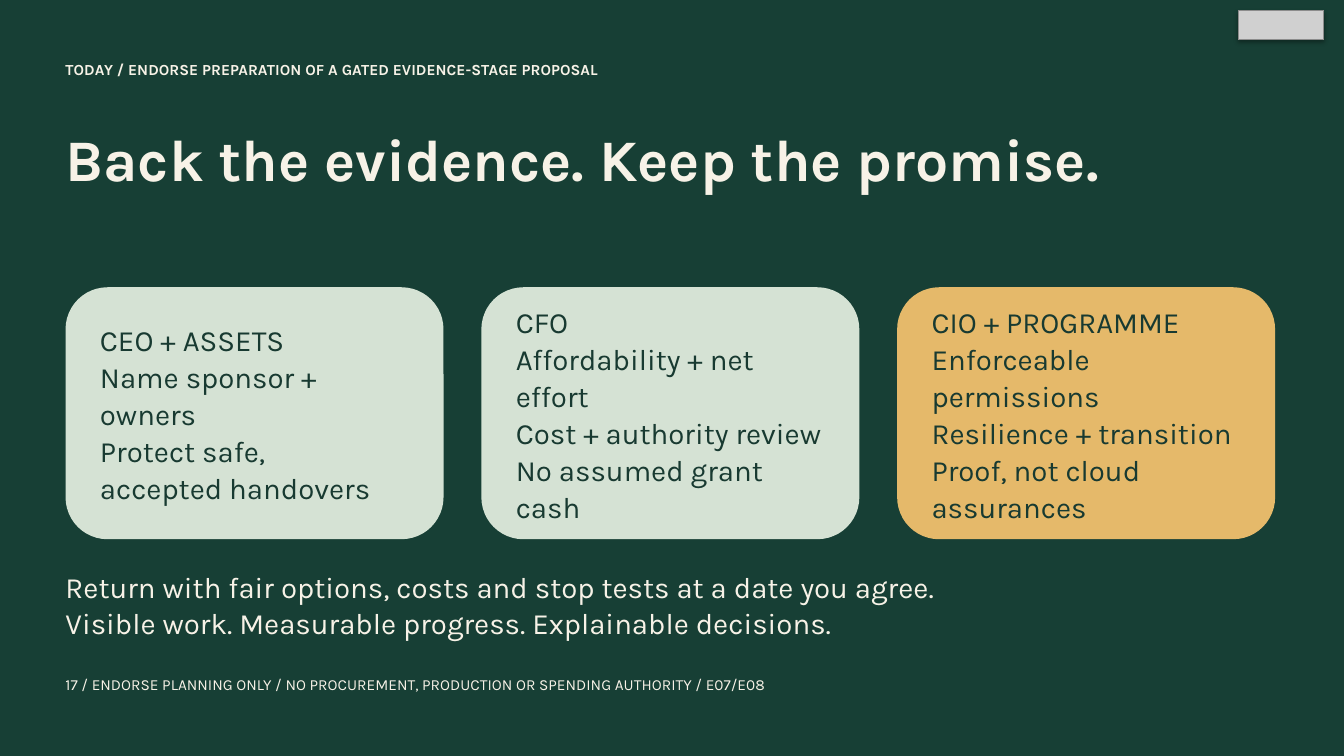
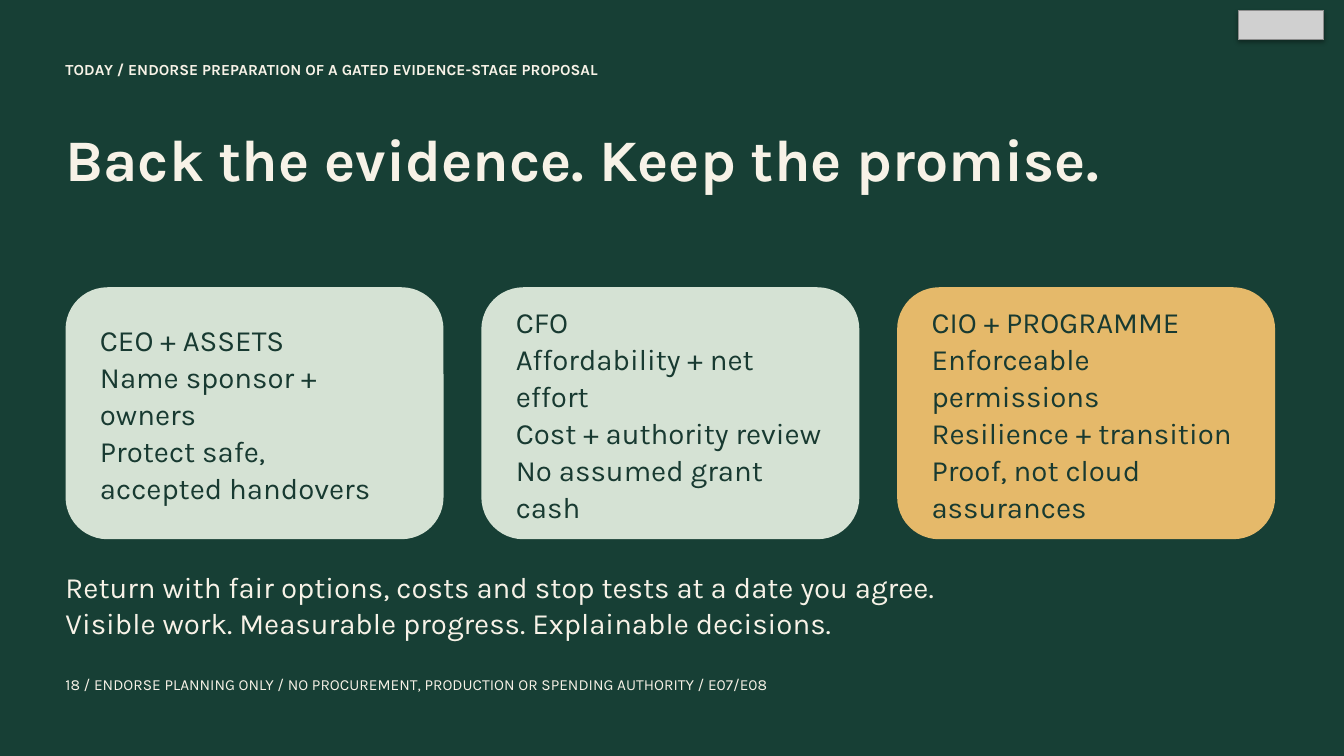
Before and after one commit to jmservera/ama, a slide deck: slide 18 of docs/capstone/deck/zava-forward-executive-draft.pptx (slide 17 before the commit). Drawn at 1344x756 pixels with LibreOffice and Linux fonts; fonts in the diff are those of the drawing; grey boxes stand for pictures. Boxes give left, top, right and bottom in pixels: in the first picture for what was removed or moved away, otherwise in the second. Text is boxed around its words. In the diff, an @@ line names an element or a change of style, - is before the commit and + after.

```diff
--- a/docs/capstone/deck/zava-forward-executive-draft.pptx
+++ b/docs/capstone/deck/zava-forward-executive-draft.pptx
@@ text at bbox=[65, 678, 767, 692]: text changed @@
-17 / ENDORSE PLANNING ONLY / NO PROCUREMENT, PRODUCTION OR SPENDING AUTHORITY / E07/E08
+18 / ENDORSE PLANNING ONLY / NO PROCUREMENT, PRODUCTION OR SPENDING AUTHORITY / E07/E08
```
Also in this commit, not shown: 8 other slides changed, 1 slide added, 27 other files.
